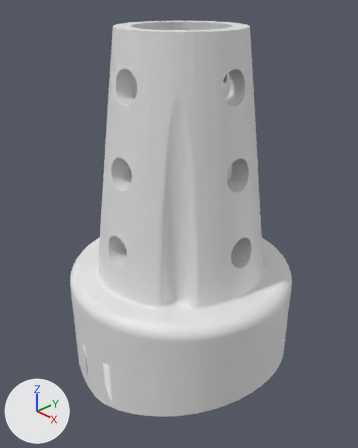
Before and after pictures for a commit that changed the Blender file examples/models/psm/blender_files/psm_tool_suction_irrigator_yaw.blend.
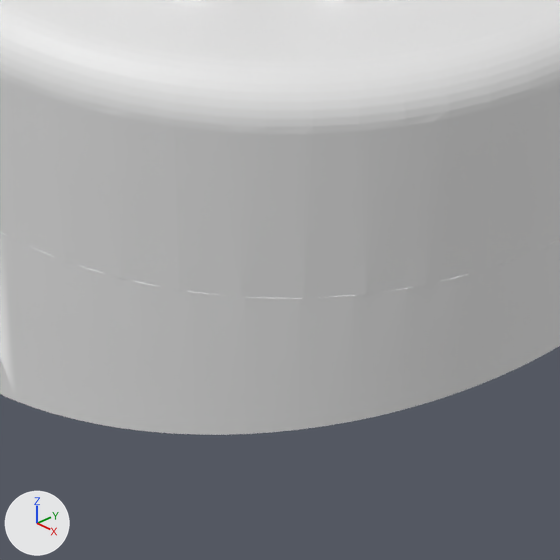
Each version is shown whole from a 50 mm camera at (0.01136, -0.01079, 0.01315) aimed at (-0.00033, 0.00022, 0.00528), then close up on the part from 31% to 70% of the width and 69% to 100% of the height. Lighting does not change. The marker at lower left points along +X, +Y and +Z. The last two pictures show the newer version.

The older version as bpy lines, for what is in view:
```python
me_suctiontip = bpy.data.meshes.new('SuctionTip')
me_suctiontip.from_pydata(...)  # 6927 vertices, 13940 faces; spans x -0.004..0.004, y -0.01196..0.0, z -0.004..0.004
ob_suctiontip = bpy.data.objects.new('SuctionTip', me_suctiontip)
ob_suctiontip.location = (0.0, 0.0, 0.0)
ob_suctiontip.rotation_euler = (1.571, 3.142, 0.0)  # degrees (90, 180, 0)
```
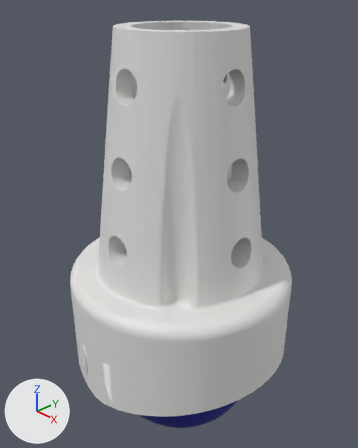
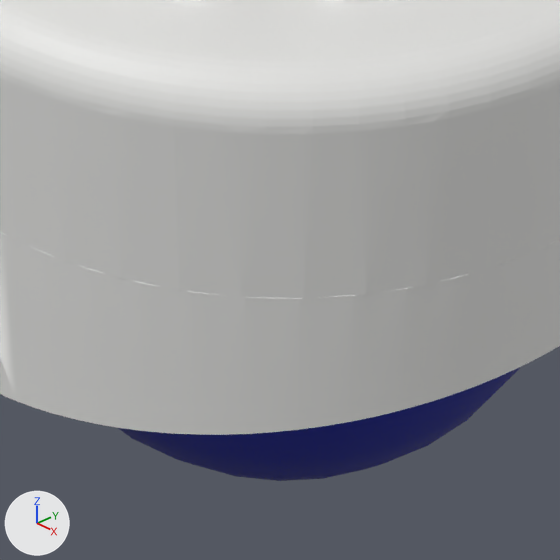
Changed parts and their boxes [x1, y1, x2, y2] in the close-ups (560 x 560 px):
'Sphere', added (blue)
    after: [119, 366, 522, 481]

Edits to the bpy script that builds the scene:
```text
Add mat_material_001:
    mat_material_001 = principled_material('Material.001')
    mat_material_001.base_color = (0.00152, 0.0075, 0.238)  # blue #051586
Add me_sphere:
    me_sphere.from_pydata(...)  # a UV sphere (32 segments, 16 rings, poles along z) spanning x -1.0..1.0, y -1.0..1.0, z -1.0..1.0
    me_sphere.polygons.foreach_set('use_smooth', [True] * 512)
    me_sphere.materials.append(mat_material_001)  # blue #051586
Add ob_sphere:
    ob_sphere = bpy.data.objects.new('Sphere', me_sphere)
    ob_sphere.location = (0.0, 0.0, 0.0)
    ob_sphere.scale = (0.003, 0.003, 0.003)
```
